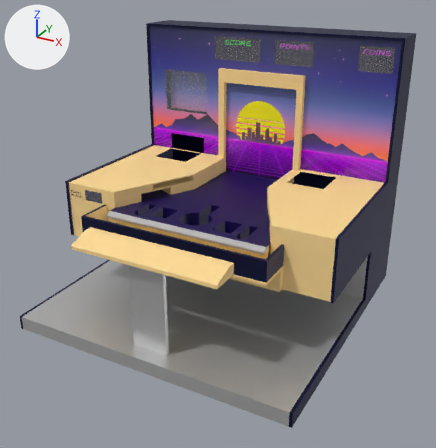
A saved change to the glTF model public/assets/cabinet.glb.
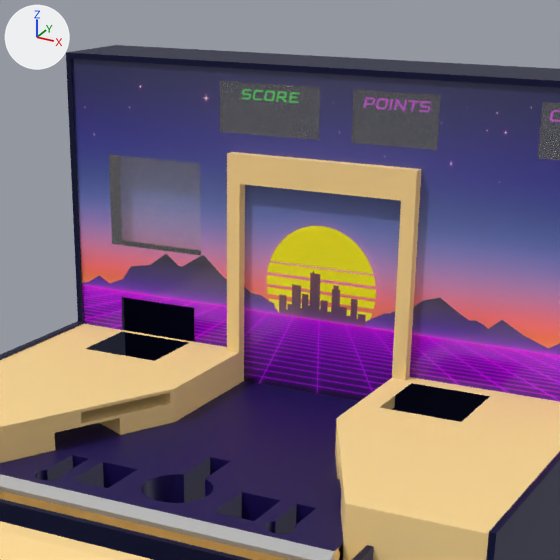
Old and new are each drawn whole from a 50 mm lens placed at (1.94, -3.89, 1.78), pointed at (0.06, -0.47, 0.07) and again close up on the part from 27% to 84% of the width and 0% to 56% of the height. Lighting does not change. The marker at upper left points along +X, +Y and +Z. Where no turn or scale is listed for an object, it has been applied to the vertices. Vertices at the same position are counted once.

In view in the first close-up: 'cabinet', 'glass-support'.
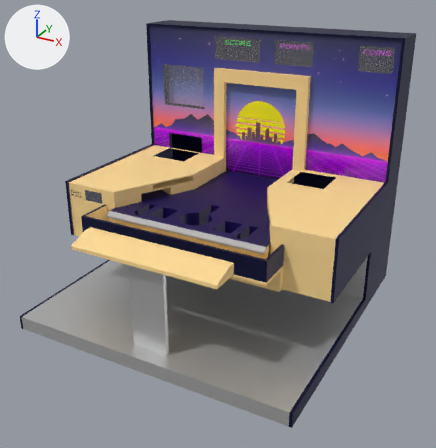
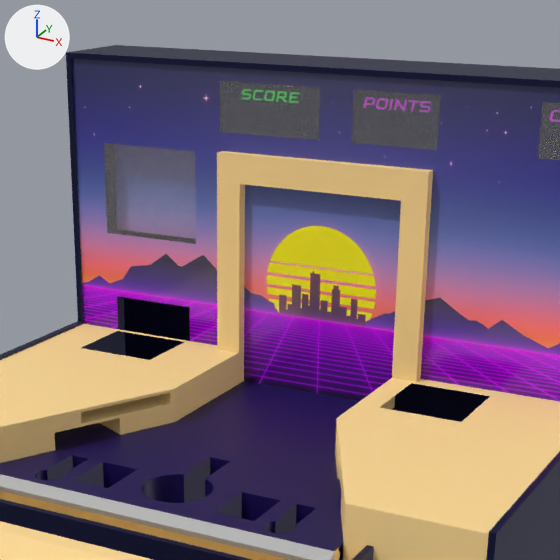
Where the change shows, as pixel boxes [x1, y1, x2, y2] in the close-ups (560 x 560 px; the box of a moved part takes in the faces that stretch with it):
'glass-support', reshaped (11% wider): before [227, 152, 422, 380]; after [217, 151, 433, 382]
part 1 of me_cabinet, moved or reshaped: [0, 60, 538, 400] in both
part 2 of me_cabinet, moved or reshaped: before [72, 59, 351, 308]; after [72, 59, 351, 307]

Patch to the scene script:
```diff
--- a/public/assets/cabinet.glb.py
+++ b/public/assets/cabinet.glb.py
@@ me_cabinet @@
 me_cabinet.from_pydata(...)  # 377 vertices, 721 faces; spans x -1.03..1.03, y -1.38..0.64, z -0.62..1.3
 # used by ob_cabinet; location = (0.0, 0.0, 0.0)
+# me_cabinet part 1: all 8 vertices in x -0.83..-0.51, y 0.05..0.32, z 0.29..0.42 are moved by (-0.02, 0.0, 0.0)
+# me_cabinet part 2: all 4 vertices in x -0.86..-0.48, y 0.32, z 0.62..0.95 are moved by (-0.02, 0.0, 0.04)
 me_cabinet.materials.append(mat_cabinet)
@@ me_cabinet_001 @@
 # used by ob_glass_support; location = (0.0, 0.0, 0.0)
-me_cabinet_001.from_pydata(...)  # 18 vertices, 20 faces; spans x -0.35..0.35, y 0.28..0.32, z 0.29..1.0
+me_cabinet_001.from_pydata(...)  # 16 vertices, 18 faces; spans x -0.39..0.39, y 0.28..0.32, z 0.29..1.0
+# me_cabinet_001 part 3
+# 7 vertices are removed from x -0.35..0.35, y 0.28..0.32, z 0.29..1.0
+# 14 faces are deleted
+# 3 vertices in x -0.35, y 0.28..0.32, z 0.29..1.0 move by (-0.04, 0.0, 0.0)
+# 5 vertices are added at (0.39, 0.32, 0.29), (0.39, 0.28, 0.29), (-0.39, 0.28, 1.0), (0.39, 0.28, 1.0), (0.39, 0.32, 1.0)
+# 12 new faces join them
 me_cabinet_001.materials.append(mat_table)
```
